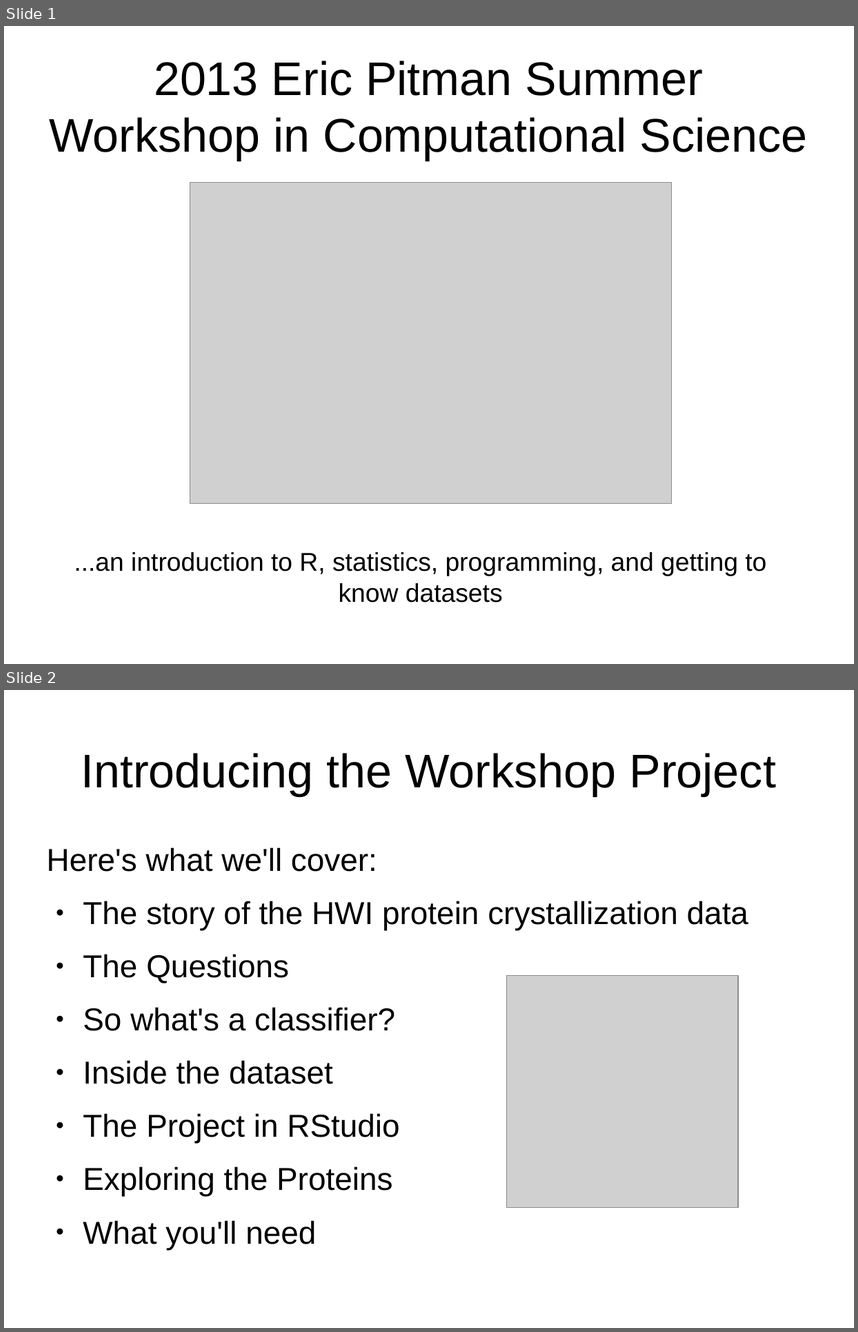
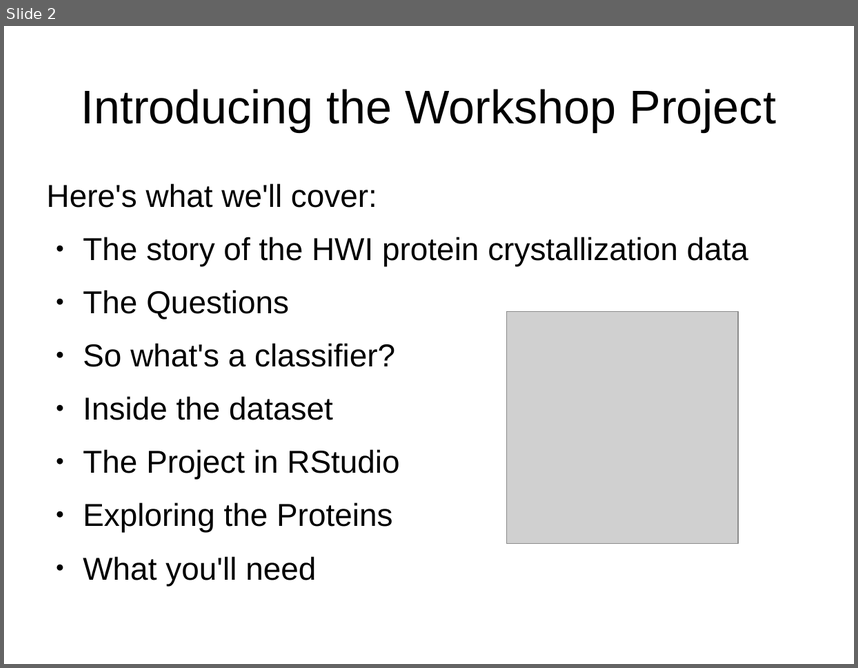
Before and after one commit to ubccr/hsws, a slide deck: slides/project-intro.odp. Shown one above the other, each under a label of ours: slides 1 and 2 before the commit, slide 2 after it. The pictures are 858x1332 and 858x668 pixels, drawn with LibreOffice and Linux fonts; fonts in the diff are those of the drawing; grey boxes stand for pictures. Boxes give left, top, right and bottom in pixels: in the first picture for what was removed or moved away, otherwise in the second. Text is boxed around its words. In the diff, an @@ line names an element or a change of style, - is before the commit and + after.

Commit message:
Initial modifications for 2014 workshop materials

```diff
--- a/slides/project-intro.odp
+++ b/slides/project-intro.odp
@@ slide 1 removed at (4,26,854,664), background #FFFFFF @@
@@ title removed at (50,60,808,160) @@
-2013 Eric Pitman Summer Workshop in Computational Science
@@ picture removed at (190,182,672,503) @@
@@ subtitle removed at (74,552,766,602) @@
-...an introduction to R, statistics, programming, and getting to know datasets
```
Also in this commit, not shown: 4 slides changed, 1 slide added, 28 other files.
